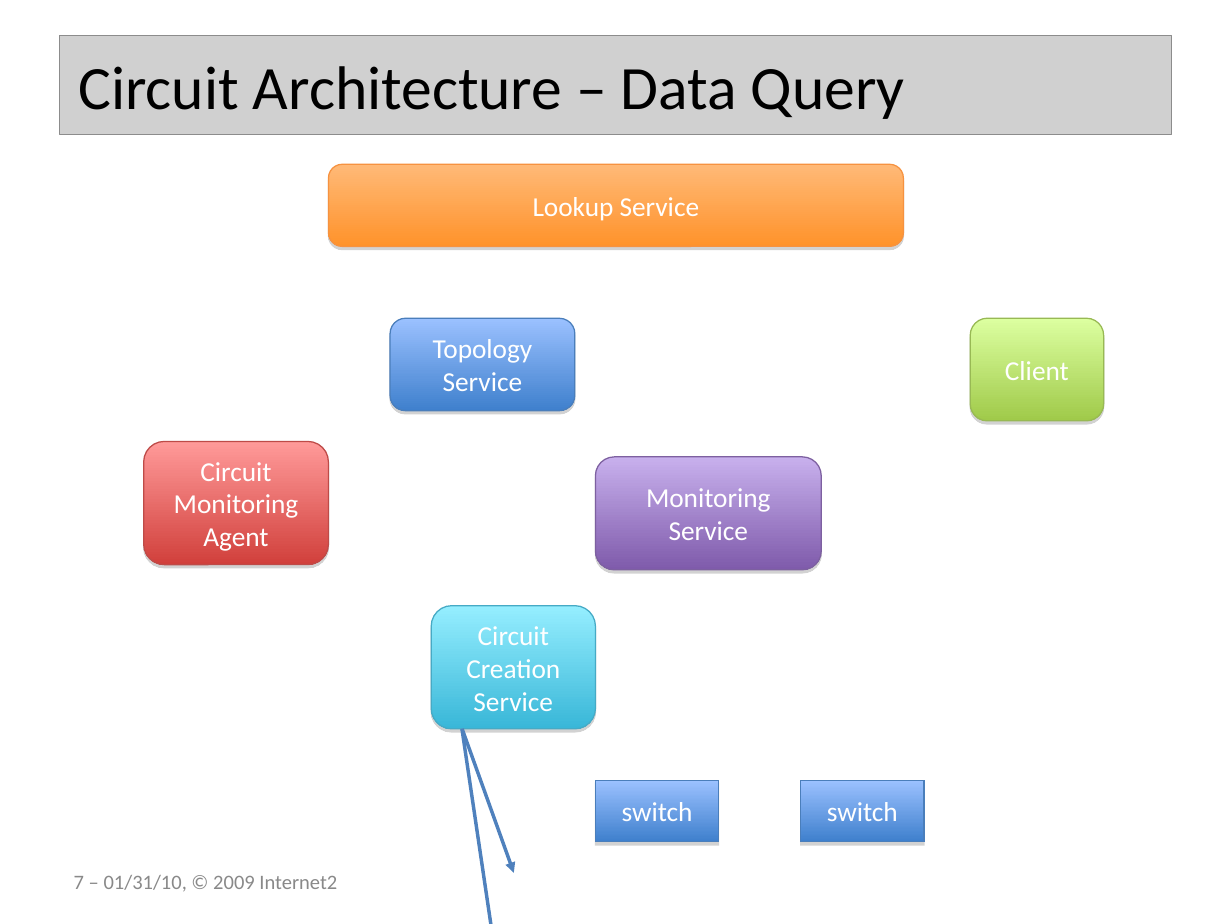
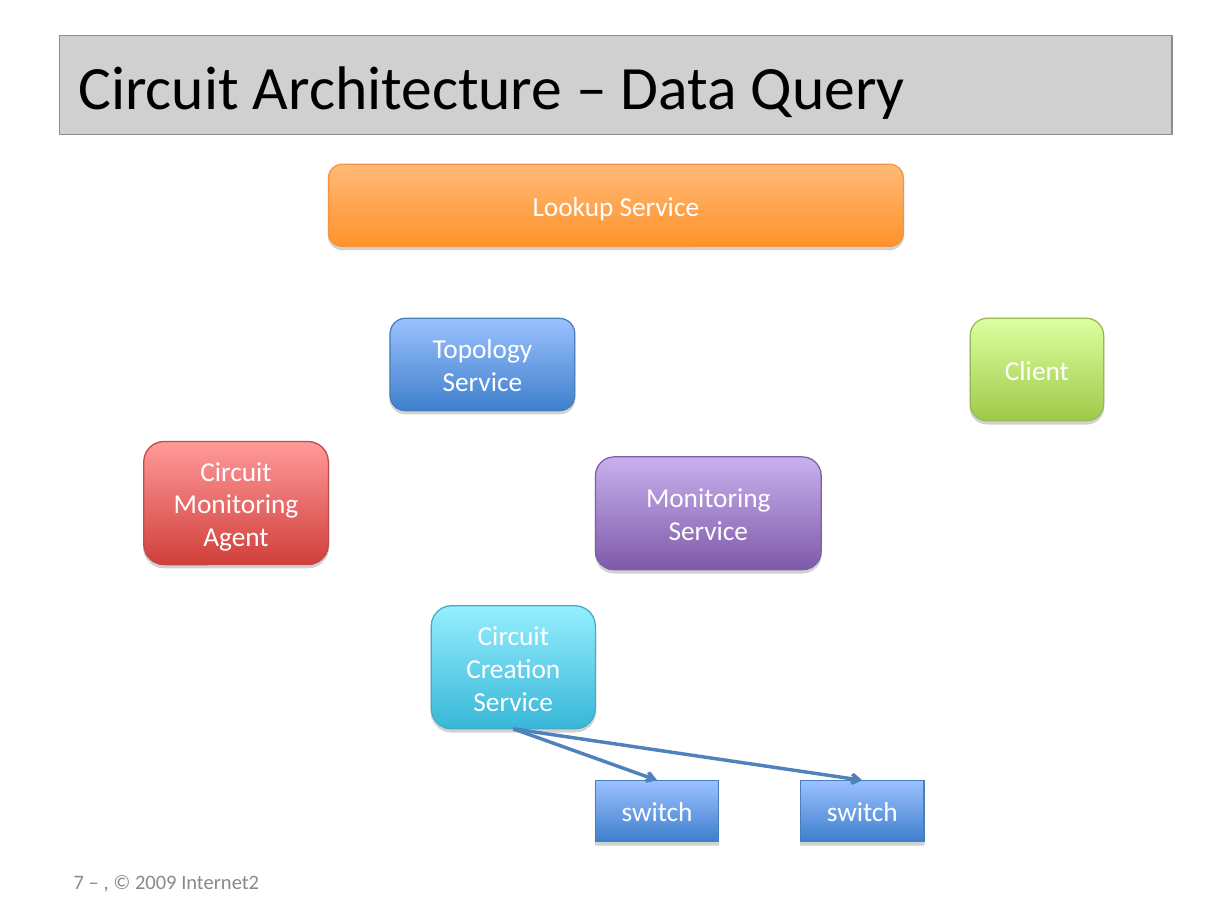
Before and after one commit to perfsonar/historical, a slide deck: slide 7 of 20100131Meet/20100131-circuit_monitoring.ppt. Drawn at 1232x924 pixels with LibreOffice and Linux fonts; fonts in the diff are those of the drawing; grey boxes stand for pictures; background and template pictures are left out. Boxes give left, top, right and bottom in pixels: in the first picture for what was removed or moved away, otherwise in the second. Text is boxed around its words. In the diff, an @@ line names an element or a change of style, - is before the commit and + after.

```diff
--- a/20100131Meet/20100131-circuit_monitoring.ppt
+++ b/20100131Meet/20100131-circuit_monitoring.ppt
@@ arrow removed from (462, 729) to (514, 872) @@
@@ arrow removed from (462, 729) to (514, 924) @@
@@ arrow added from (514, 729) to (657, 780), #4F81BD 2.01 pt @@
@@ arrow added from (514, 729) to (862, 780), #4F81BD 2.01 pt @@
@@ page number at bbox=[74, 876, 259, 889]: text changed @@
-7 – 01/31/10, © 2009 Internet2
+7 – , © 2009 Internet2
```
Also in this commit, not shown: 12 other slides changed.
